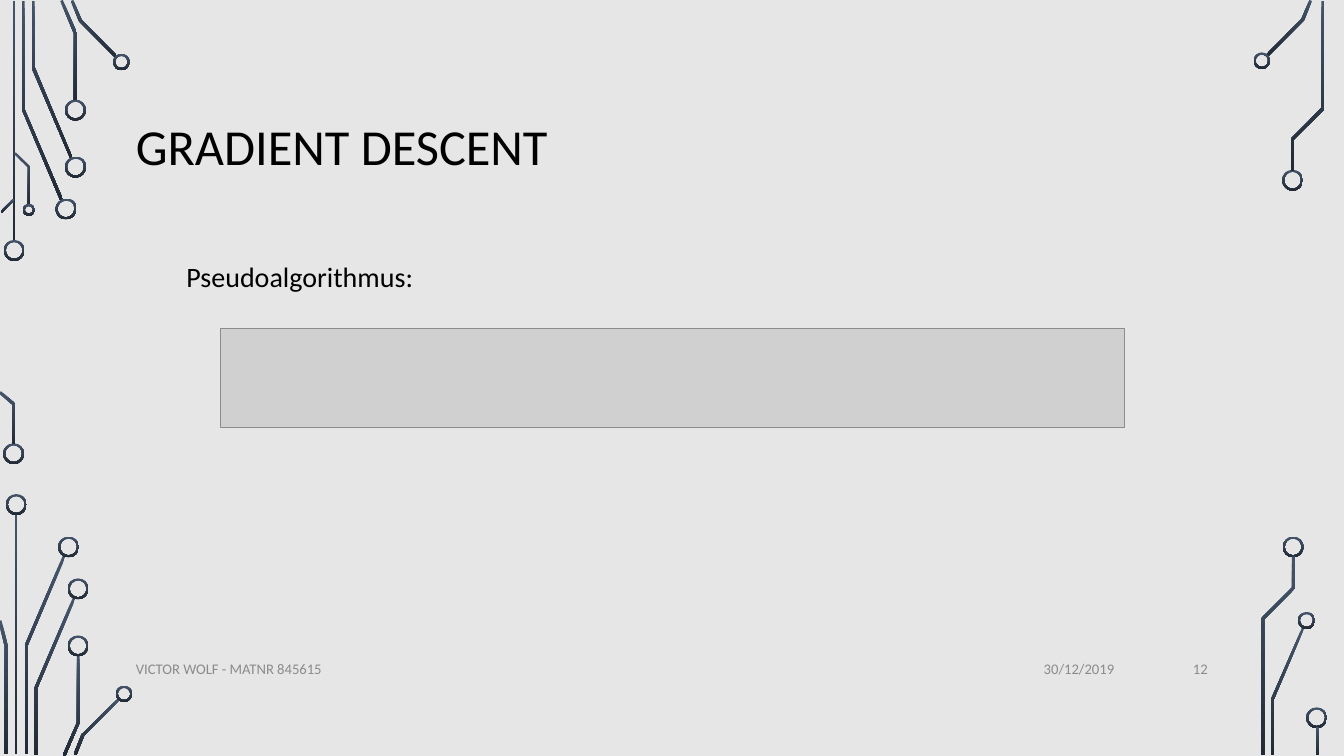
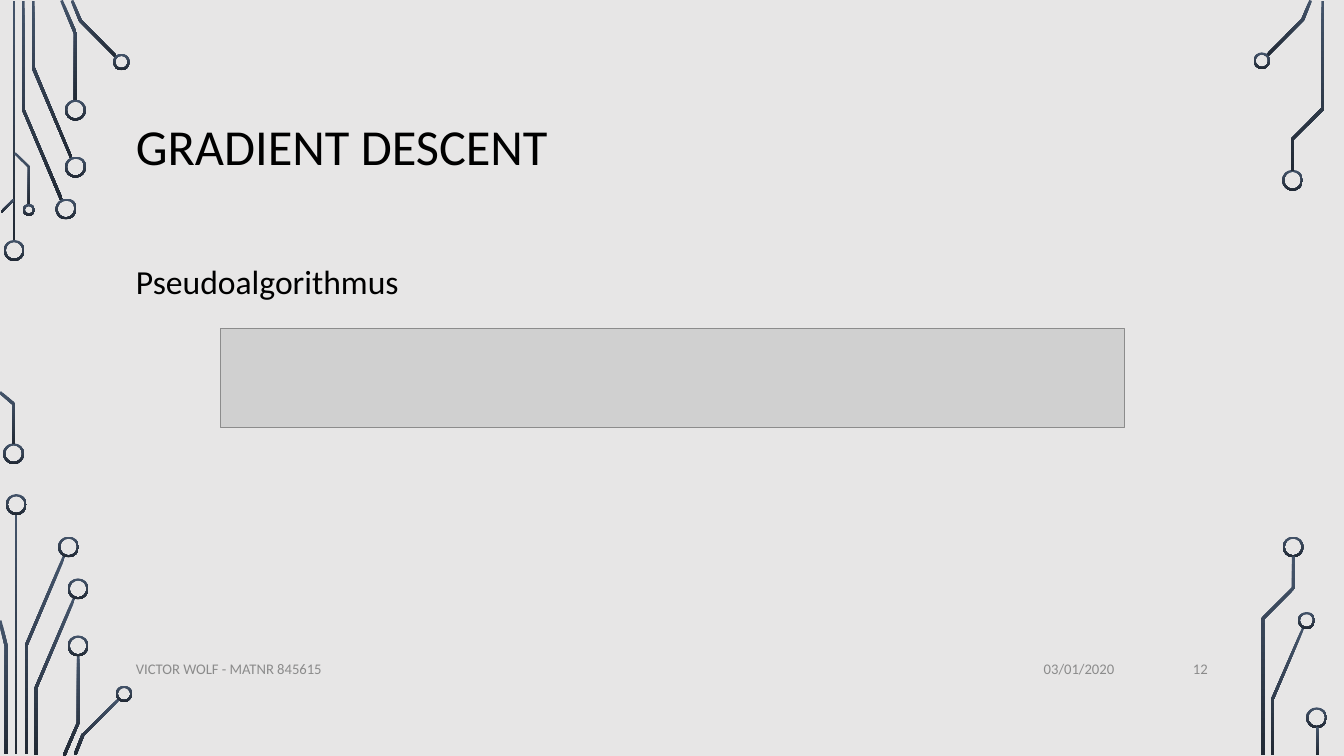
Before and after one commit to VictorW96/STI-Optimization-of-NNs, a slide deck: slide 12 of docs/presentation/STIPresentation.pptx. Drawn at 1344x756 pixels with LibreOffice and Linux fonts; fonts in the diff are those of the drawing; grey boxes stand for pictures; background and template pictures are left out. Boxes give left, top, right and bottom in pixels: in the first picture for what was removed or moved away, otherwise in the second. Text is boxed around its words. In the diff, an @@ line names an element or a change of style, - is before the commit and + after.

```diff
--- a/docs/presentation/STIPresentation.pptx
+++ b/docs/presentation/STIPresentation.pptx
@@ text at <box>136,270,399,300</box>: text changed; size 20 to 24 pt @@
-  Pseudoalgorithmus:
+Pseudoalgorithmus
@@ text at <box>1044,664,1114,675</box>: text changed @@
-30/12/2019
+03/01/2020
```
Also in this commit, not shown: 13 other slides changed, 15 slides added.
